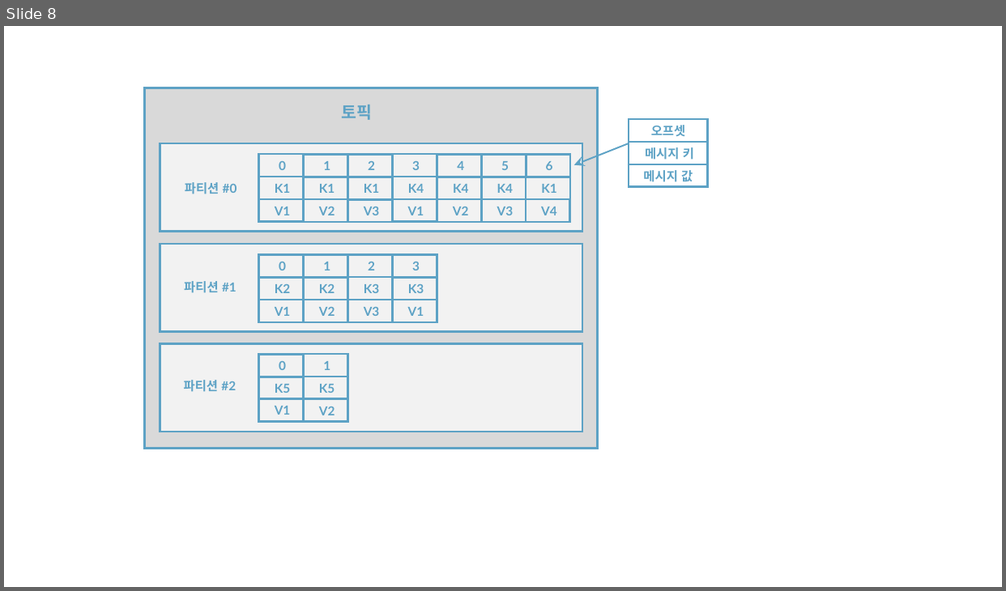
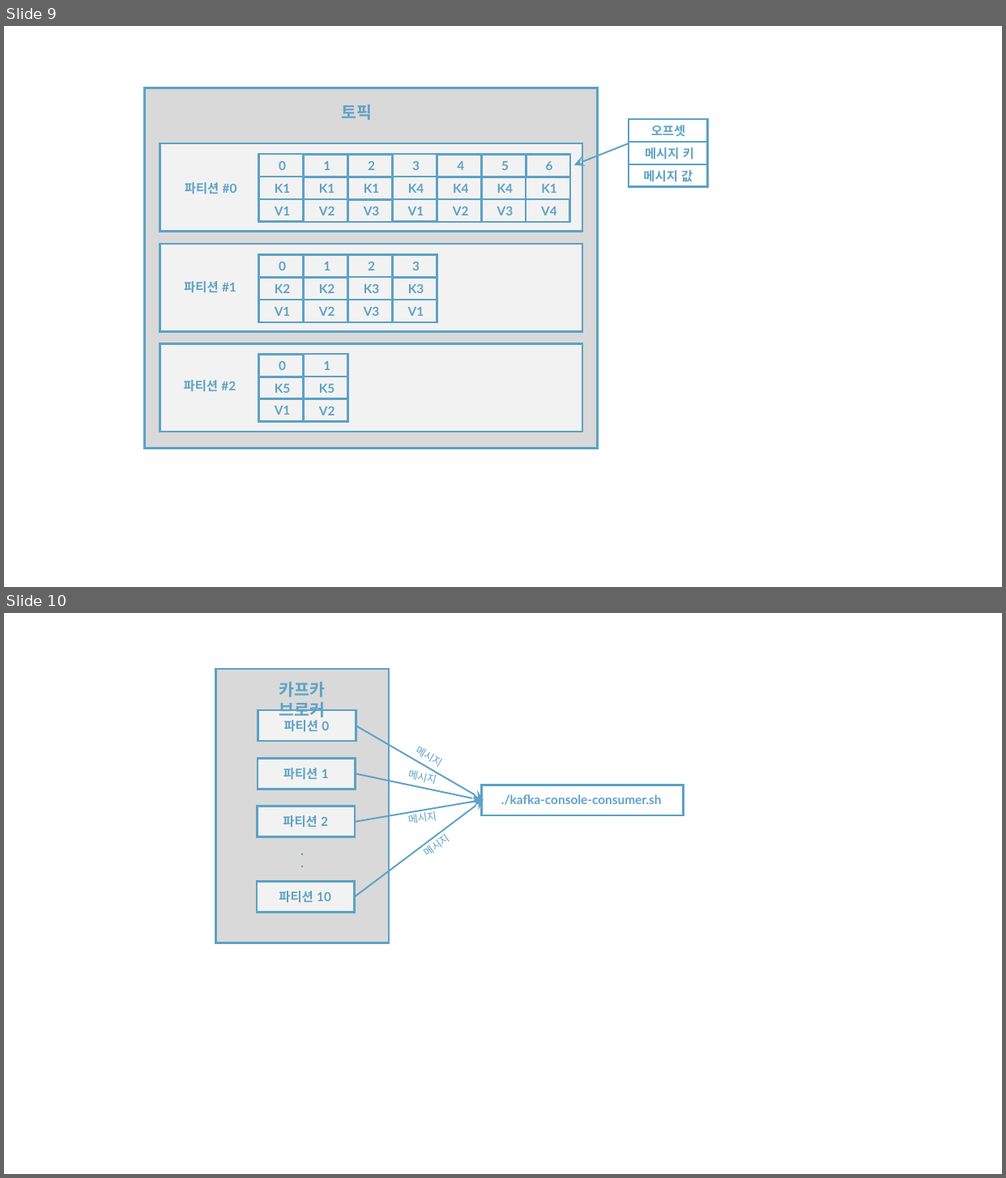
Before and after one commit to rudaks-han/book-summary, a slide deck: 아파치카프카_with자바/ref/프레젠테이션1.pptx. Shown one above the other, each under a label of ours: slide 8 before the commit, slides 9 and 10 after it. The pictures are 1006x591 and 1006x1178 pixels, drawn with LibreOffice and Linux fonts; fonts in the diff are those of the drawing. Boxes give left, top, right and bottom in pixels: in the first picture for what was removed or moved away, otherwise in the second. Text is boxed around its words. In the diff, an @@ line names an element or a change of style, - is before the commit and + after.

```diff
--- a/아파치카프카_with자바/ref/프레젠테이션1.pptx
+++ b/아파치카프카_with자바/ref/프레젠테이션1.pptx
@@ slide 10 added at [4, 613, 1002, 1174], background #FFFFFF @@
@@ rectangle added at [216, 669, 389, 944], fill #D9D9D9, outline #5DA2C5 2 pt @@
@@ text added at [279, 682, 326, 717], 16 pt, text #5DA2C5, bold @@
+카프카 브로커
@@ rectangle added at [258, 710, 356, 741], fill #F2F2F2, outline #5DA2C5 2 pt @@
@@ text added at [284, 720, 329, 732], 12 pt, text #5DA2C5, bold @@
+파티션 0
@@ arrow added from (356, 726) to (484, 800), #5DA2C5 1.5 pt @@
@@ rectangle added at [258, 758, 356, 789], fill #F2F2F2, outline #5DA2C5 2 pt @@
@@ text added at [415, 747, 439, 766], 10 pt, text #5DA2C5 @@
+메시지
@@ text added at [283, 768, 329, 780], 12 pt, text #5DA2C5, bold @@
+파티션 1
@@ arrow added from (355, 774) to (482, 800), #5DA2C5 1.5 pt @@
@@ text added at [407, 767, 435, 785], 10 pt, text #5DA2C5 @@
+메시지
@@ rectangle added at [257, 806, 355, 837], fill #F2F2F2, outline #5DA2C5 2 pt @@
@@ arrow added from (355, 822) to (484, 800), #5DA2C5 1.5 pt @@
@@ arrow added from (355, 897) to (484, 800), #5DA2C5 1.5 pt @@
@@ rectangle added at [482, 786, 684, 815], outline #5DA2C5 2 pt @@
@@ text added at [501, 794, 662, 805], 12 pt, text #5DA2C5, bold @@
+./kafka-console-consumer.sh
@@ text added at [283, 815, 328, 828], 12 pt, text #5DA2C5, bold @@
+파티션 2
@@ text added at [409, 811, 437, 824], 10 pt, text #5DA2C5 @@
+메시지
@@ text added at [257, 839, 348, 862], 12 pt, text #5DA2C5, bold @@
+.
@@ text added at [257, 852, 348, 875], 12 pt, text #5DA2C5, bold @@
+.
@@ text added at [428, 845, 436, 854], 10 pt, text #5DA2C5 @@
+메시지
@@ rectangle added at [257, 882, 355, 913], fill #F2F2F2, outline #5DA2C5 2 pt @@
@@ text added at [279, 891, 331, 903], 12 pt, text #5DA2C5, bold @@
+파티션 10
@@ what was slide 8 is now slide 9 @@
```
Also in this commit, not shown: 1 slide changed, 1 other slide added, 1 other file.
